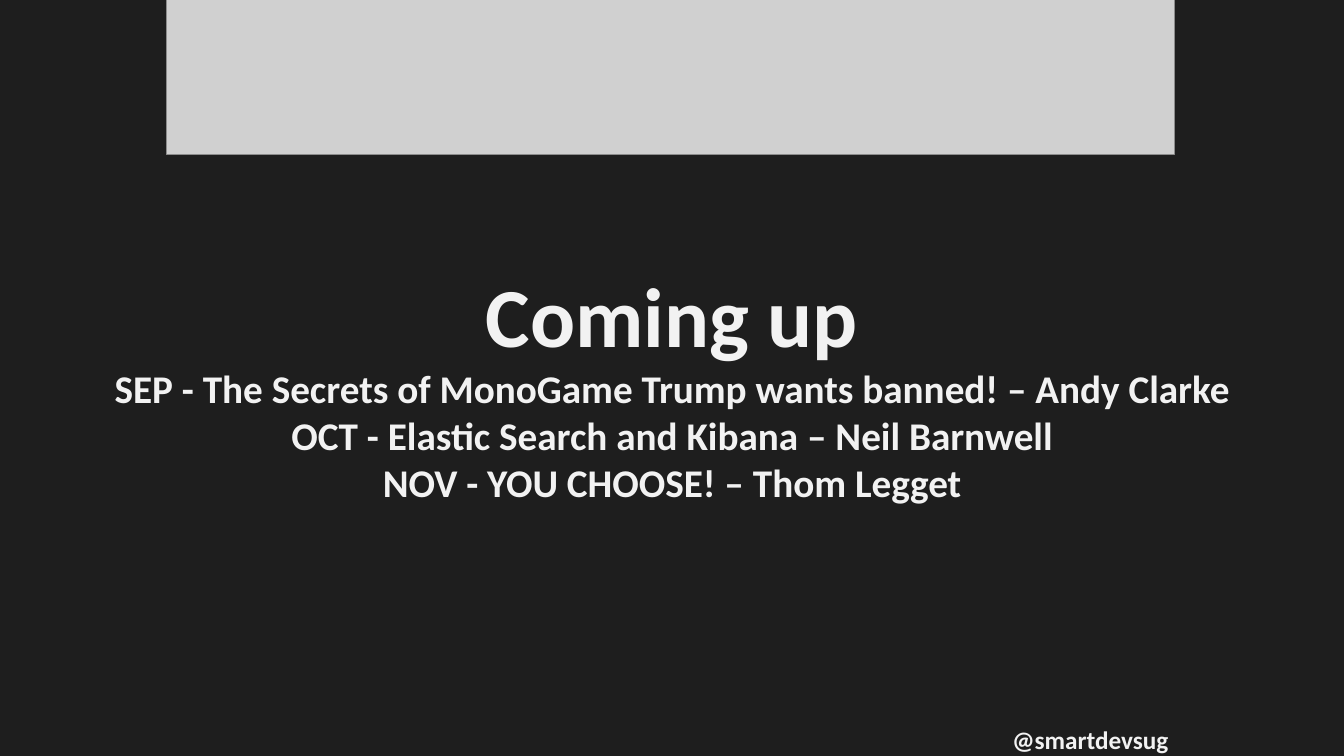
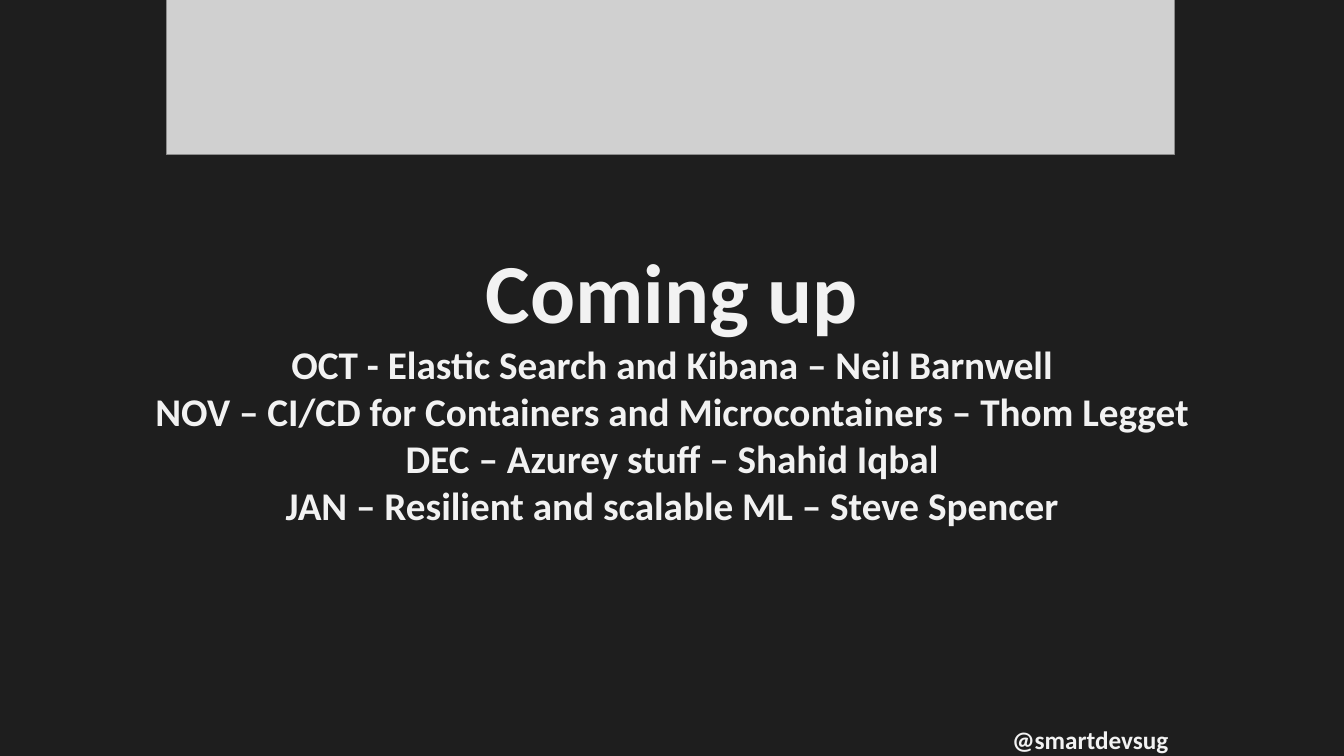
Before and after one commit to rippo/smartdevs, a slide deck: slide 5 of WelcomePresentation-SmartDevs.pptx (slide 6 before the commit). Drawn at 1344x756 pixels with LibreOffice and Linux fonts; fonts in the diff are those of the drawing; grey boxes stand for pictures. Boxes give left, top, right and bottom in pixels: in the first picture for what was removed or moved away, otherwise in the second. Text is boxed around its words. In the diff, an @@ line names an element or a change of style, - is before the commit and + after.

```diff
--- a/WelcomePresentation-SmartDevs.pptx
+++ b/WelcomePresentation-SmartDevs.pptx
@@ text at (155, 264, 1188, 526): text changed @@
-Coming up
-SEP - The Secrets of MonoGame Trump wants banned! – Andy Clarke
-OCT - Elastic Search and Kibana – Neil Barnwell
-NOV - YOU CHOOSE! – Thom Legget
+Coming up
+OCT - Elastic Search and Kibana – Neil Barnwell
+NOV – CI/CD for Containers and Microcontainers – Thom Legget
+DEC – Azurey stuff – Shahid Iqbal
+JAN – Resilient and scalable ML – Steve Spencer
```
Also in this commit, not shown: 1 other slide changed, 2 slides removed.
